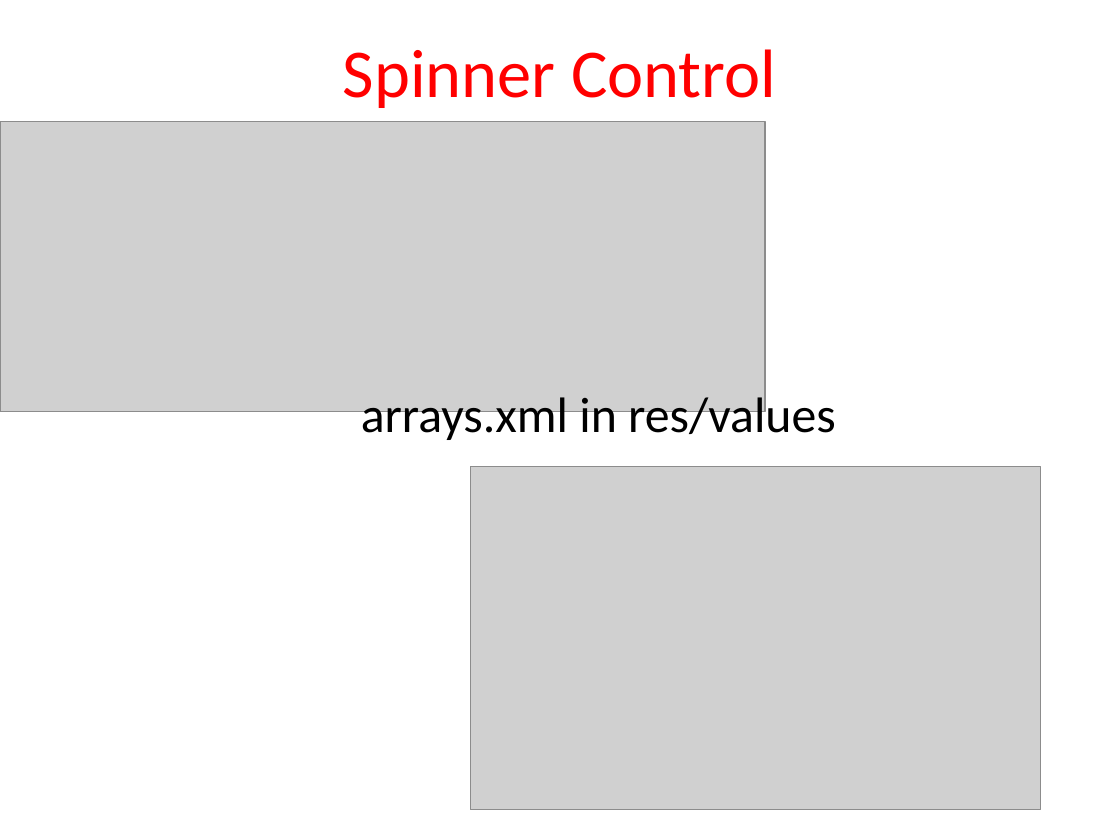
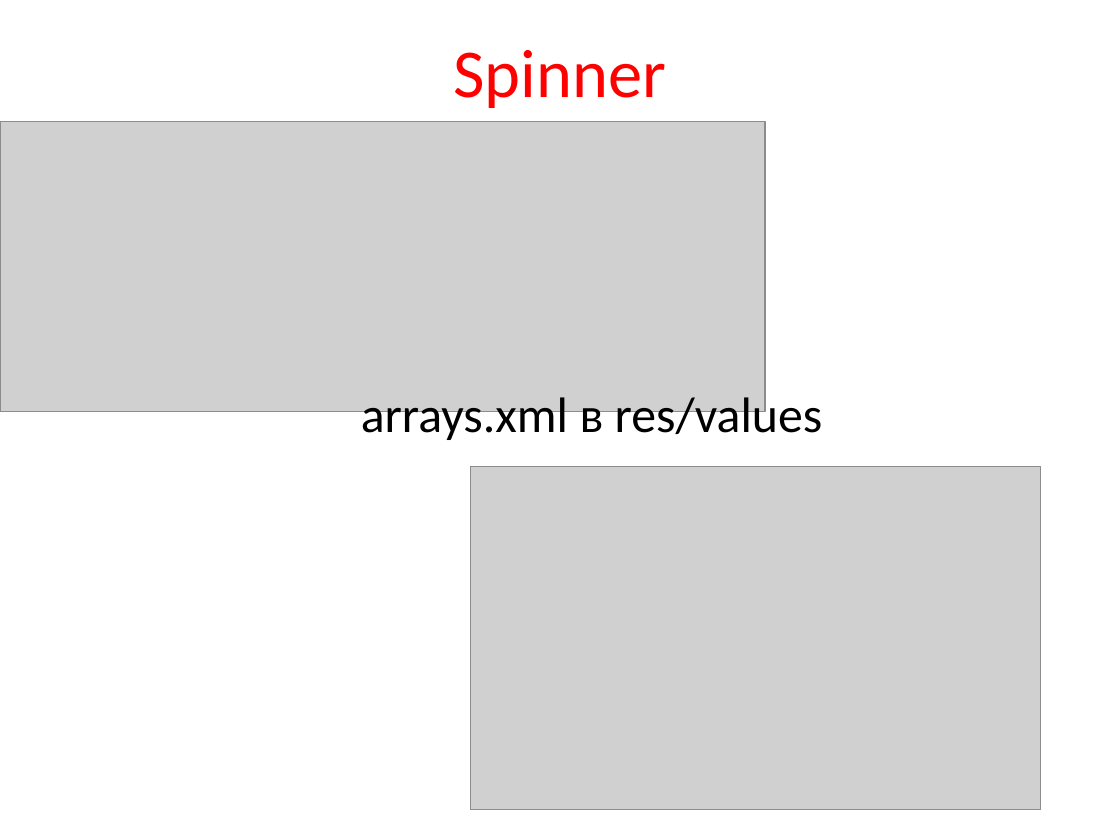
Before and after one commit to maxchv/Android, a slide deck: slide 37 of presentation/3_BasicUI.pptx. Drawn at 1120x840 pixels with LibreOffice and Linux fonts; fonts in the diff are those of the drawing; grey boxes stand for pictures. Boxes give left, top, right and bottom in pixels: in the first picture for what was removed or moved away, otherwise in the second. Text is boxed around its words. In the diff, an @@ line names an element or a change of style, - is before the commit and + after.

```diff
--- a/presentation/3_BasicUI.pptx
+++ b/presentation/3_BasicUI.pptx
@@ title at bbox=[453, 50, 666, 108]: text changed @@
-Spinner Control
+Spinner
@@ text at bbox=[361, 391, 823, 444]: text changed @@
-arrays.xml in res/values
+arrays.xml в res/values
```
Also in this commit, not shown: 20 other slides changed, 8 slides added, 10 slides removed.
